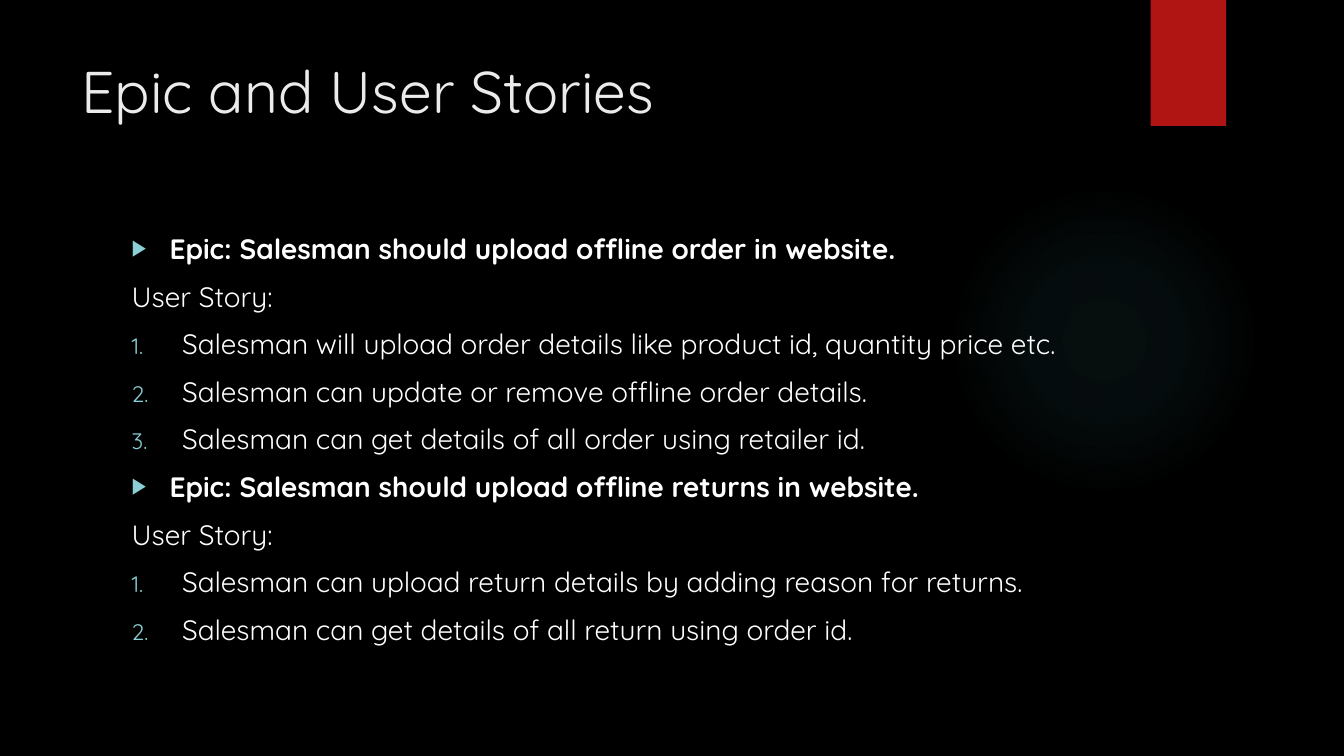
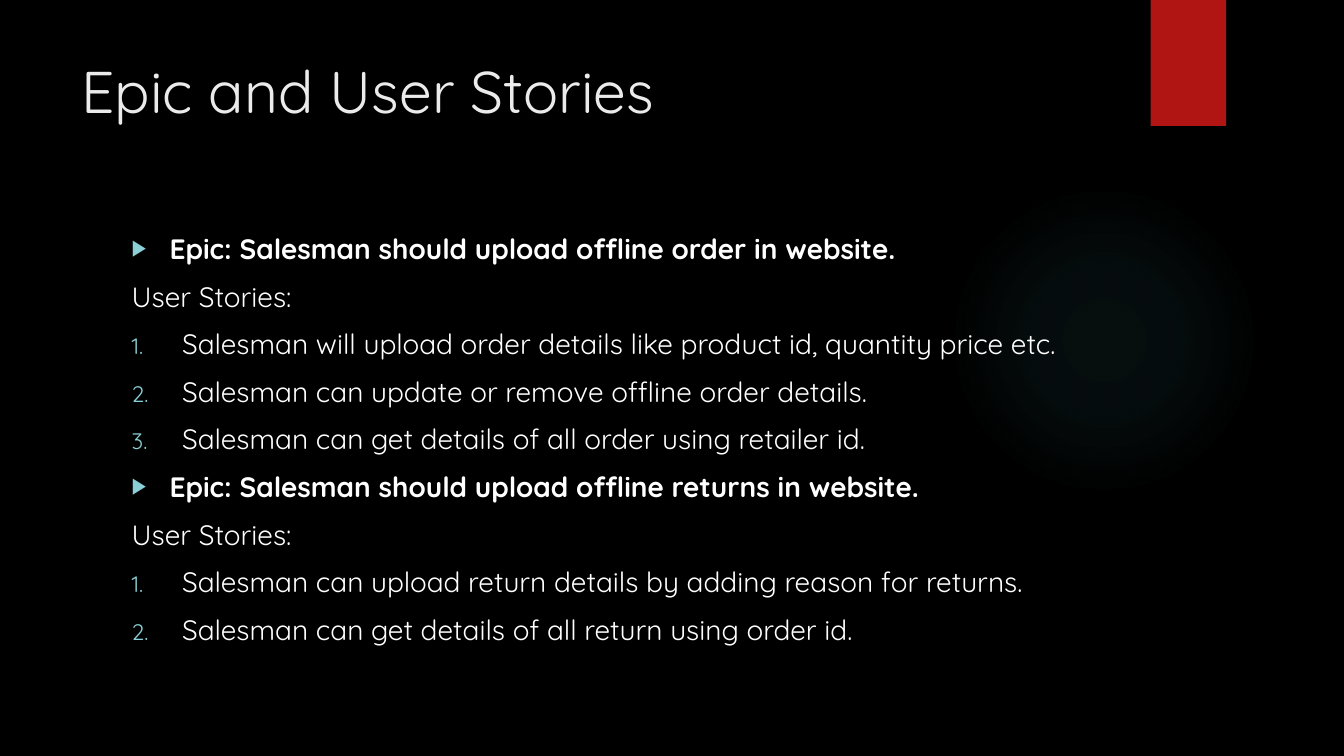
Before and after one commit to asing472/Great_Outdoor_Group_B, a slide deck: slide 5 of Presentation/Group B greatOutdoors_ABHISHEK.pptx (slide 2 before the commit). Drawn at 1344x756 pixels with LibreOffice and Linux fonts; fonts in the diff are those of the drawing; background and template pictures are left out. Boxes give left, top, right and bottom in pixels: in the first picture for what was removed or moved away, otherwise in the second. Text is boxed around its words. In the diff, an @@ line names an element or a change of style, - is before the commit and + after.

Commit message:
Update Group B greatOutdoors_ABHISHEK.pptx
a

```diff
--- a/Presentation/Group B greatOutdoors_ABHISHEK.pptx
+++ b/Presentation/Group B greatOutdoors_ABHISHEK.pptx
@@ text at (132, 287, 292, 308): text changed @@
-User Story:
+User Stories:
@@ text at (132, 525, 292, 546): text changed @@
-User Story:
+User Stories:
```
